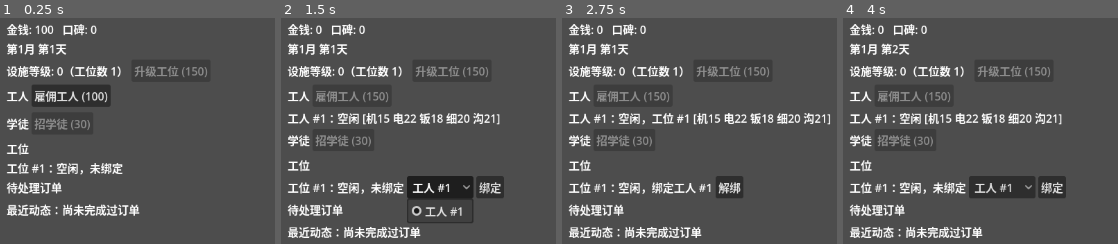
Above: before the commit, frames 1-4 (left to right).
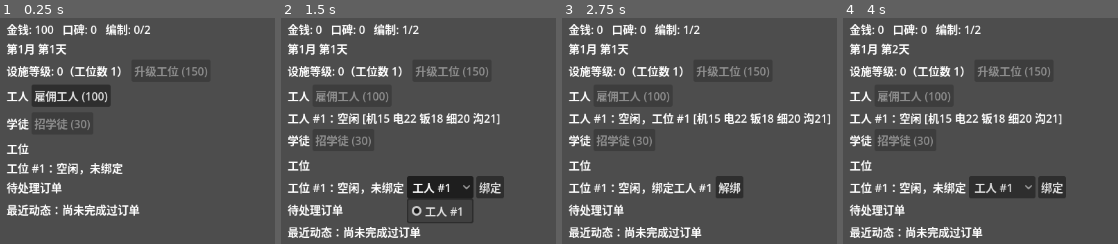
Above: after the commit, the same moments.

Repository: XinLiucc/cocos-game-project
Game: Godot game, scene res://scenes/Main.tscn
The game is run twice, just before and just after one commit, with the same random seed, the same clock (stepped at 60 frames per second) and the same inputs.
Inputs (mouse positions are in pixels of both pictures, inside the frame that each line leads up to):
- Up to frame 1 (0.25 s): no input
- Up to frame 2 (1.5 s): click "雇佣工人 (100)" at 0.5 s; click "工人 #1" at 1.25 s
- Up to frame 3 (2.75 s): click "绑定" at 2 s
- Up to frame 4 (4 s): click "解绑" at 2.75 s; tap Enter at 3.5 s; move the mouse to (outside the picture) at 3.52 s; hold D from 3.53 s (still down); tap B at 3.6 s; click (outside the picture) at 3.67 s; tap Space at 3.77 s

The runs differ from the first frame. In frame 1, 0.5% of the frame differs, in the area x 38-55%, y 2-8%; in frame 2, 0.5%, in the area x 33-51%, y 2-37%; in frame 3, 0.5%; in frame 4, 0.5%.

Commit message:
Replace escalating hire costs with fixed price + reputation-gated headcount cap
Workers and apprentices now share one headcount pool bounded by
reputation instead of paying more per additional hire; a qualified
apprentice keeps occupying its slot after promotion.

Diff:
--- a/car_repair_shop/scripts/GameState.gd
+++ b/car_repair_shop/scripts/GameState.gd
@@ -8,9 +8,9 @@
 signal employees_changed()
 signal stations_changed()
 
-# 占位数值：招人机制还没细化，这里先用一个简单的递增费用代替
-const BASE_HIRE_COST := 100
-const HIRE_COST_STEP := 50
+# 2026-08-20：招人价格固定，不再随人数递增——更贴近现实（不会因为多雇一个人就把工资
+# 行情抬高）。真正约束招人数量的是 max_headcount()（声望驱动的编制上限，工人/学徒共用）
+const WORKER_HIRE_COST := 100
 const WORKER_SALARY_PER_HEAD := 20
 
 # 占位数值：设施升级机制也没细化，先用递增费用 + 固定收入加成代替
@@ -25,13 +25,19 @@
 # 不封顶的话工位/费用会无限往上滚，游戏没有"设施线已经点满"的终点感
 const MAX_STATION_COUNT := 5
 
+# 2026-08-20：总编制（工人+学徒共用一个池，转正学徒继续占坑不释放）由声望驱动，
+# 起步给 2 个坑（保证开局能雇 1 工人 + 1 学徒），每攒 15 点声望 +1 坑，封顶 5——
+# 跟工位数上限对齐，避免编制超过工位数、招了人却没工位可用
+const HEADCOUNT_BASE := 2
+const REPUTATION_PER_HEADCOUNT_SLOT := 15
+const MAX_HEADCOUNT := 5
+
 # 占位数值：一天等于多少秒，开发阶段调短方便测试，正式数值以后再定
 const DAYS_PER_MONTH := 30
 var seconds_per_day: float = 3.0
 
-# 占位数值：学徒机制还在搭骨架，招募费用/工资/考试门槛都是随手定的，之后要重新平衡
-const BASE_APPRENTICE_HIRE_COST := 30
-const APPRENTICE_HIRE_COST_STEP := 10
+# 占位数值：学徒工资/考试门槛还是随手定的，之后要重新平衡
+const APPRENTICE_HIRE_COST := 30
 const APPRENTICE_SALARY_BASE := 15
 const APPRENTICE_SALARY_LEVEL_STEP := 5
 
@@ -216,15 +222,26 @@
 	employees_changed.emit()
 
 
+func max_headcount() -> int:
+	return min(MAX_HEADCOUNT, HEADCOUNT_BASE + floori(reputation / float(REPUTATION_PER_HEADCOUNT_SLOT)))
+
+
+func total_headcount() -> int:
+	return employees.size()
+
+
 func next_hire_cost() -> int:
-	return BASE_HIRE_COST + HIRE_COST_STEP * worker_count()
+	return WORKER_HIRE_COST
+
+
+func can_hire_worker() -> bool:
+	return total_headcount() < max_headcount() and money >= WORKER_HIRE_COST
 
 
 func hire_worker() -> bool:
-	var cost := next_hire_cost()
-	if money < cost:
-		return false
-	money -= cost
+	if not can_hire_worker():
+		return false
+	money -= WORKER_HIRE_COST
 	employees.append({
 		"id": _next_employee_id, "kind": "worker", "busy": false, "level": 0,
 		"attributes": _random_worker_attributes(), "mentor_apprentice_id": -1,
@@ -330,7 +347,7 @@
 
 
 func next_apprentice_hire_cost() -> int:
-	return BASE_APPRENTICE_HIRE_COST + APPRENTICE_HIRE_COST_STEP * apprentice_count()
+	return APPRENTICE_HIRE_COST
 
 
 func apprentice_salary_for_level(level: int) -> int:
@@ -338,13 +355,13 @@
 
 
 func can_hire_apprentice() -> bool:
-	return worker_count() >= 1 and money >= next_apprentice_hire_cost()
+	return worker_count() >= 1 and total_headcount() < max_headcount() and money >= APPRENTICE_HIRE_COST
 
 
 func hire_apprentice() -> bool:
 	if not can_hire_apprentice():
 		return false
-	money -= next_apprentice_hire_cost()
+	money -= APPRENTICE_HIRE_COST
 	employees.append({
 		"id": _next_employee_id, "kind": "apprentice", "busy": false, "level": 0,
 		"attributes": _base_apprentice_attributes(), "pending_points": 0, "qualified": false,
--- a/car_repair_shop/scripts/Main.gd
+++ b/car_repair_shop/scripts/Main.gd
@@ -524,9 +524,12 @@
 
 
 func _update_labels() -> void:
-	money_label.text = "金钱: %d   口碑: %d" % [game_state.money, game_state.reputation]
+	money_label.text = "金钱: %d   口碑: %d   编制: %d/%d" % [
+		game_state.money, game_state.reputation,
+		game_state.total_headcount(), game_state.max_headcount(),
+	]
 	hire_button.text = "雇佣工人 (%d)" % game_state.next_hire_cost()
-	hire_button.disabled = game_state.money < game_state.next_hire_cost()
+	hire_button.disabled = not game_state.can_hire_worker()
 	facility_label.text = "设施等级: %d（工位数 %d）" % [game_state.facility_level, game_state.station_count()]
 	if game_state.is_facility_maxed():
 		upgrade_button.text = "已满级"
